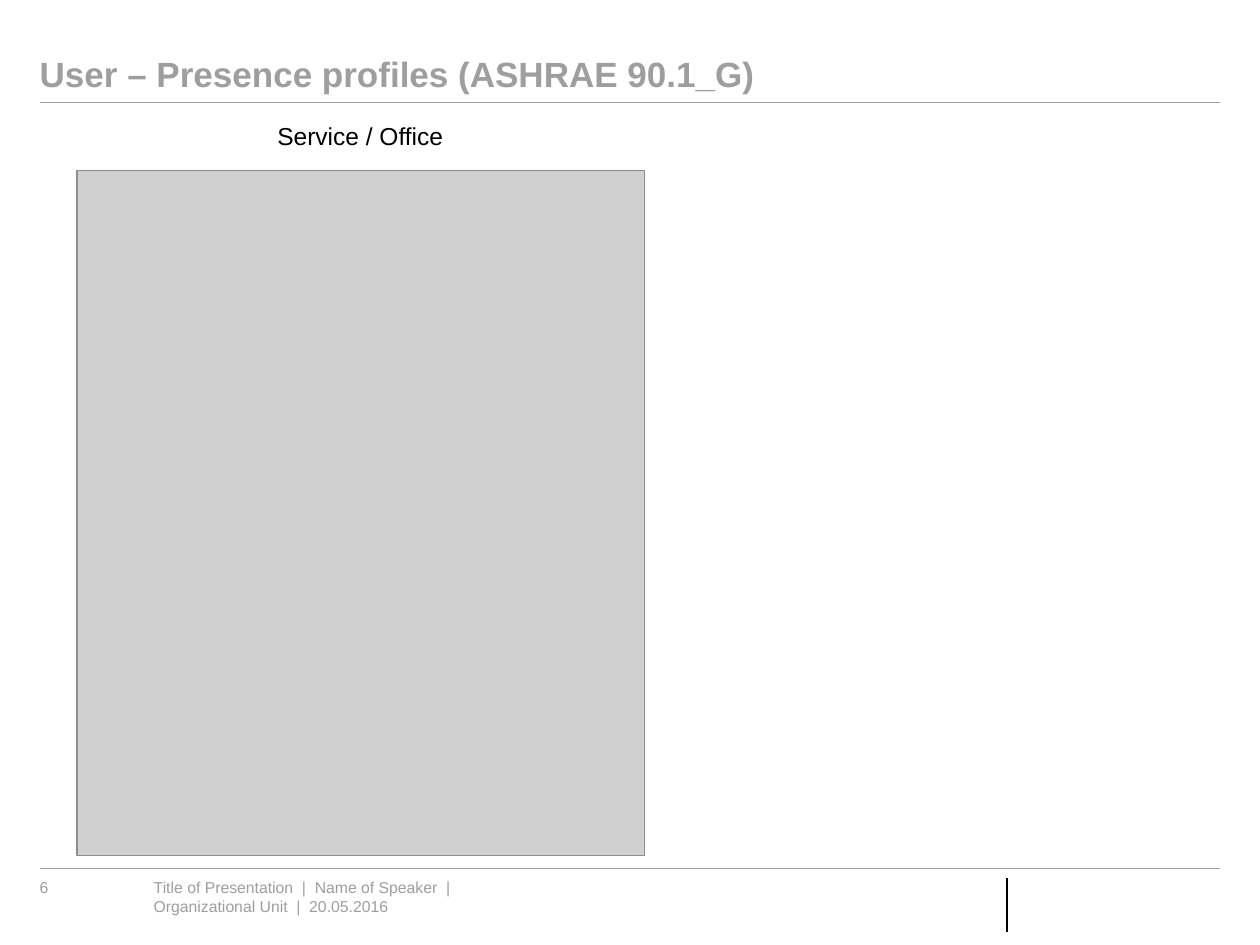
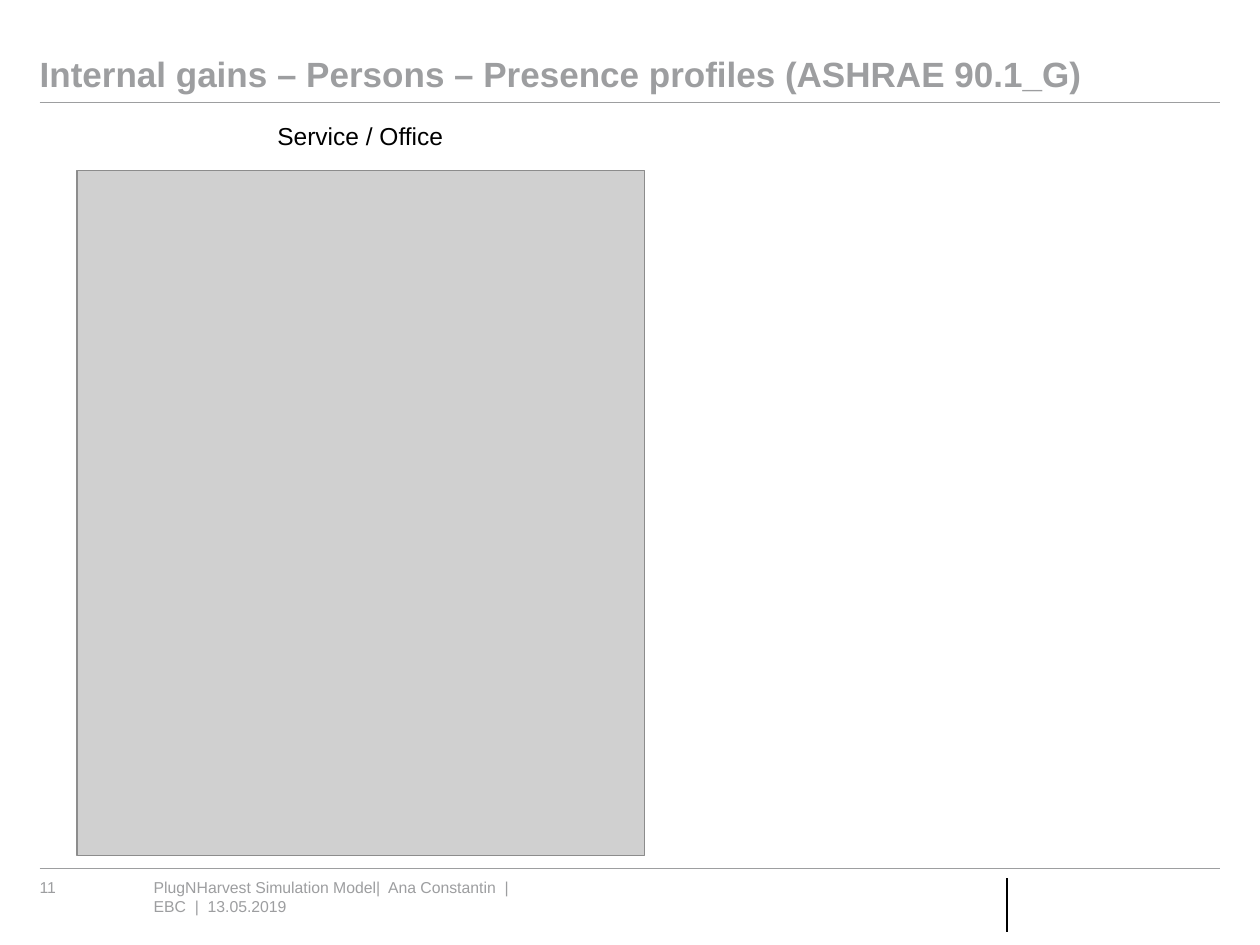
Before and after one commit to RWTH-EBC/AixLib, a slide deck: slide 11 of AixLib/Resources/PlugNHarvest/Presentation PlugNHarvest Model.pptx (slide 6 before the commit). Drawn at 1260x945 pixels with LibreOffice and Linux fonts; fonts in the diff are those of the drawing; grey boxes stand for pictures; background and template pictures are left out. Boxes give left, top, right and bottom in pixels: in the first picture for what was removed or moved away, otherwise in the second. Text is boxed around its words. In the diff, an @@ line names an element or a change of style, - is before the commit and + after.

Commit message:
Newest version of the Presentation PlugNHarvest Model.pptx

```diff
--- a/AixLib/Resources/PlugNHarvest/Presentation PlugNHarvest Model.pptx
+++ b/AixLib/Resources/PlugNHarvest/Presentation PlugNHarvest Model.pptx
@@ title at [40,62,1081,93]: text changed @@
-User – Presence profiles (ASHRAE 90.1_G)
+Internal gains – Persons – Presence profiles (ASHRAE 90.1_G)
@@ page number at [40,882,56,893]: text changed @@
-6
+11
@@ text at [154,881,495,912]: text changed @@
-Title of Presentation | Name of Speaker | Organizational Unit | 20.05.2016
+PlugNHarvest Simulation Model| Ana Constantin | EBC | 13.05.2019
```
Also in this commit, not shown: 16 other slides changed, 5 slides added, 1 slide removed.
